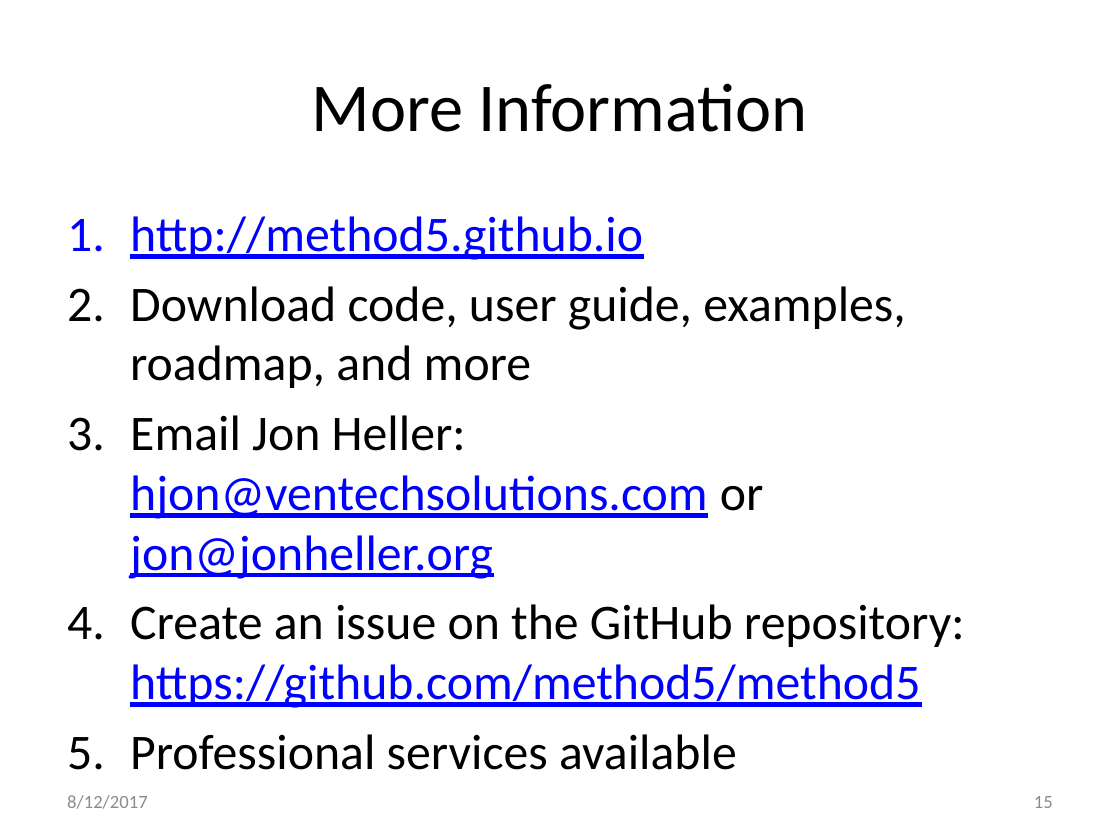
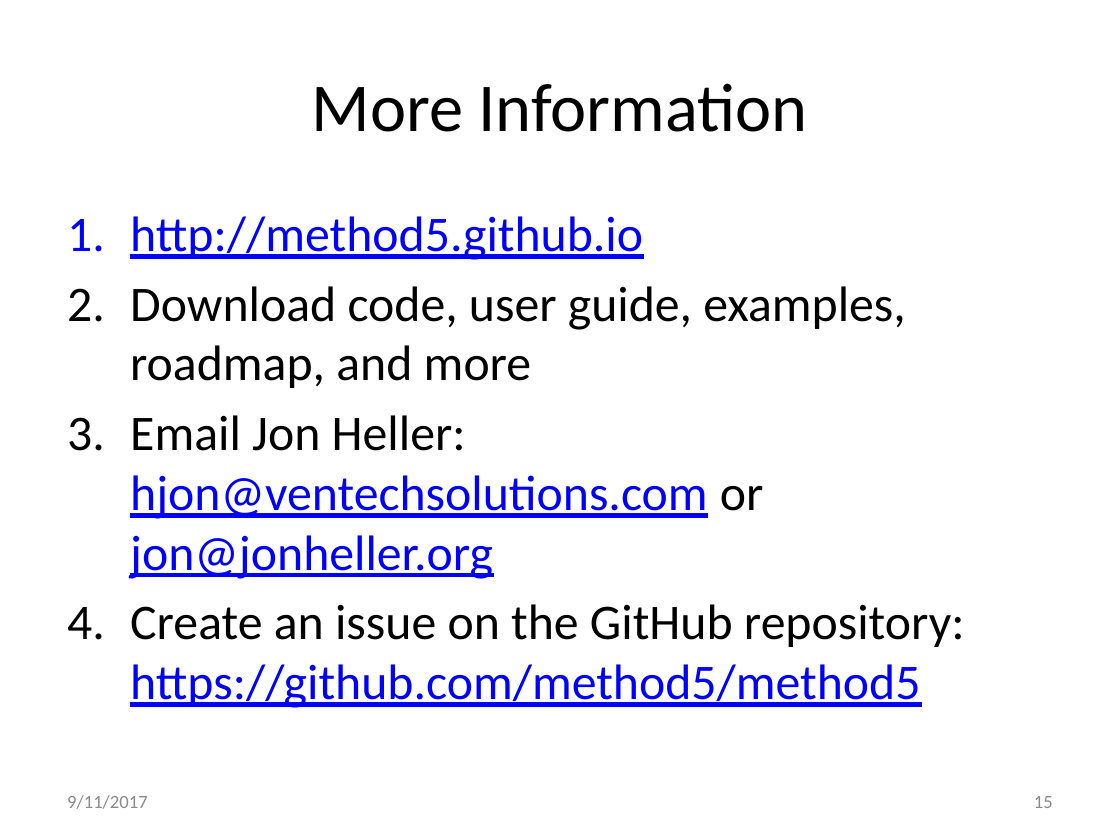
Before and after one commit to method5/method5.github.io, a slide deck: slide 15 of presentations/Method5.pptx. Drawn at 1120x840 pixels with LibreOffice and Linux fonts; fonts in the diff are those of the drawing; background and template pictures are left out. Boxes give left, top, right and bottom in pixels: in the first picture for what was removed or moved away, otherwise in the second. Text is boxed around its words. In the diff, an @@ line names an element or a change of style, - is before the commit and + after.

```diff
--- a/presentations/Method5.pptx
+++ b/presentations/Method5.pptx
@@ text at <box>130,734,737,770</box>: paragraph removed @@
-5. Professional services available
@@ text at <box>67,795,148,809</box>: text changed @@
-8/12/2017
+9/11/2017
```
Also in this commit, not shown: 15 other slides changed.
